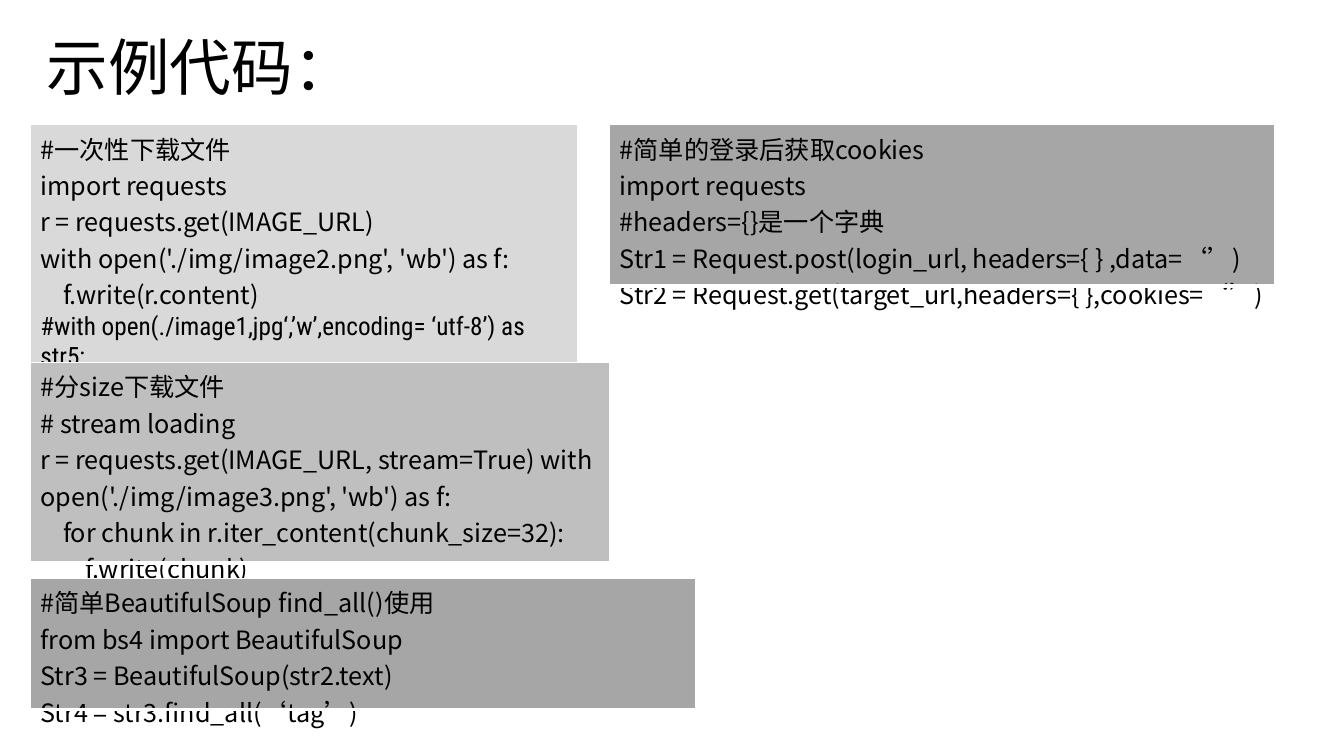
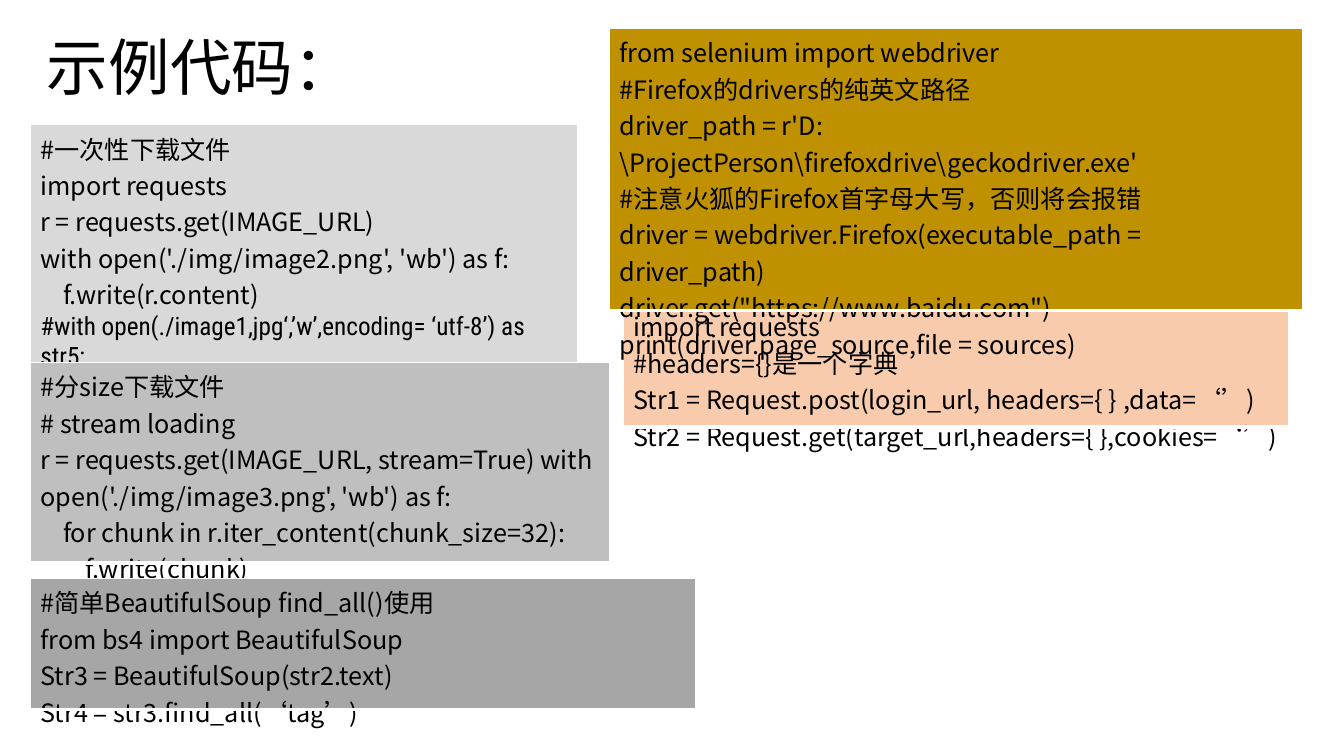
Before and after one commit to iunchen/ScrapySelf, a slide deck: slide 7 of Solution_v2.0.pptx. Drawn at 1344x756 pixels with LibreOffice and Linux fonts; fonts in the diff are those of the drawing. Boxes give left, top, right and bottom in pixels: in the first picture for what was removed or moved away, otherwise in the second. Text is boxed around its words. In the diff, an @@ line names an element or a change of style, - is before the commit and + after.

```diff
--- a/Solution_v2.0.pptx
+++ b/Solution_v2.0.pptx
@@ table added at (610, 28, 1303, 456), 1 rows, 1 columns @@
+from selenium import webdriver / #Firefox的drivers的纯英文路径 / driver_path = r'D:\ProjectPerson\firefoxdrive\geckodriver.exe' / #注意火狐的Firefox首字母大写，否则将会报错 / driver = webdriver.Firefox(executable_path = driver_path) / driver.get("https://www.baidu.com") / print(driver.page_source,file = sources)
@@ table at (623, 266, 1289, 456) @@
@@ fill #A6A6A6 to #F8CBAD in row 1, column 1 @@
@@ table: place and size @@
-table at (610, 125, 1275, 315)
+table at (623, 266, 1289, 456)
```
Also in this commit, not shown: 1 other file.
